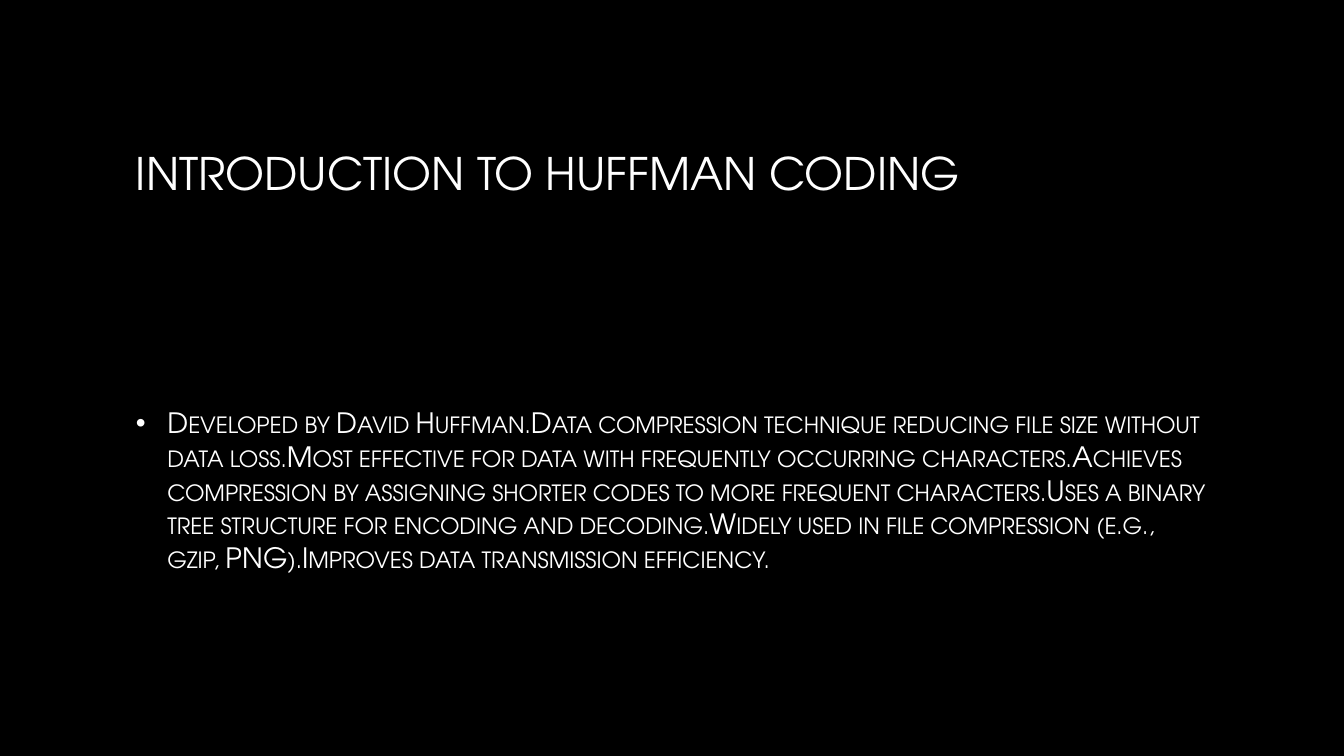
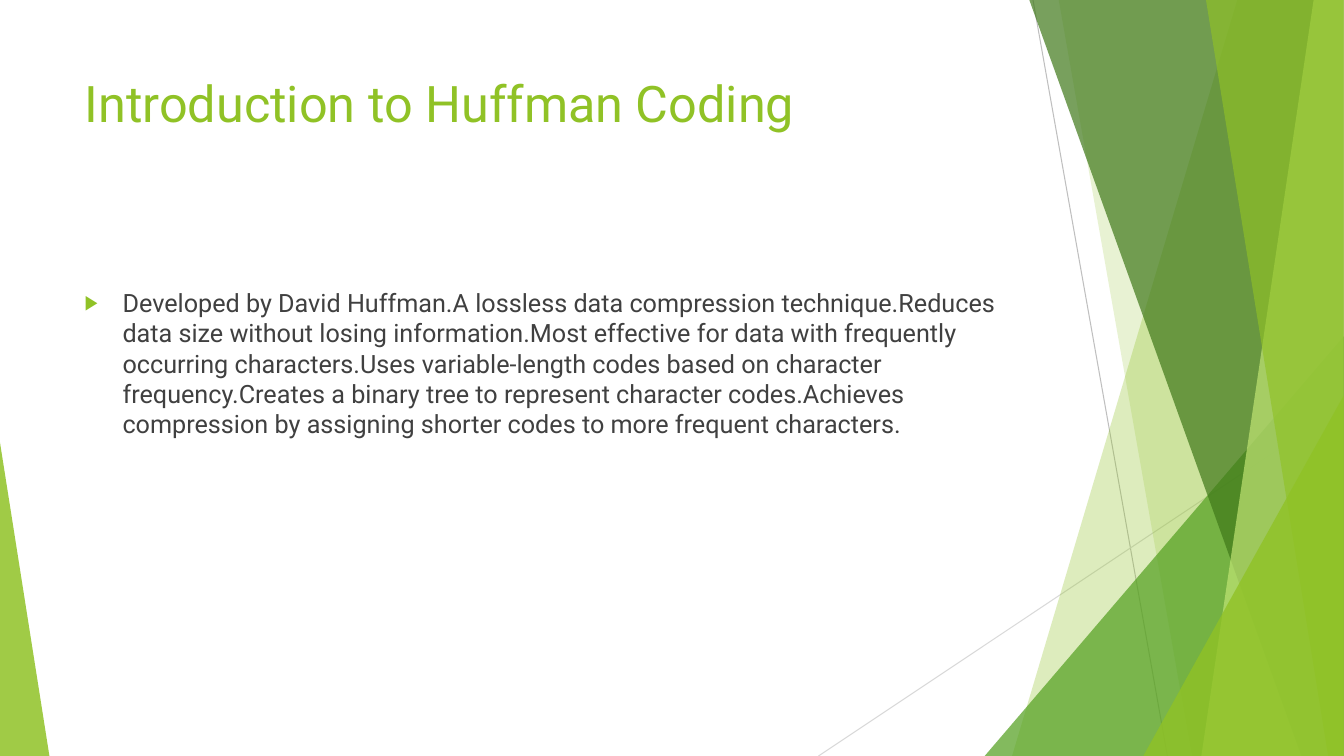
Before and after one commit to AdityaB-11/Pdf_to_presentation_GenAI, a slide deck: slide 4 of output/generated_presentation.pptx. Drawn at 1344x756 pixels with LibreOffice and Linux fonts; fonts in the diff are those of the drawing; background and template pictures are left out. Boxes give left, top, right and bottom in pixels: in the first picture for what was removed or moved away, otherwise in the second. Text is boxed around its words. In the diff, an @@ line names an element or a change of style, - is before the commit and + after.

```diff
--- a/output/generated_presentation.pptx
+++ b/output/generated_presentation.pptx
@@ background picture (left out) to #FFFFFF @@
@@ title "Introduction to Huffman Coding" at [85,83,794,133]: vertical alignment middle to top @@
@@ title at [85,83,794,133]: text changed; size 32 to 36 pt; font TeX Gyre Adventor to Roboto; text colour gradient #FFFFFF to #A6A6A6 to #90C226 @@
-INTRODUCTION TO HUFFMAN CODING
+Introduction to Huffman Coding
@@ text "Developed by David Huffman.A lossless ..." at [123,293,995,439]: vertical alignment middle to top @@
@@ text at [123,293,995,439]: text changed; size 20 to 18 pt; font TeX Gyre Adventor to Roboto; text colour gradient #FFFFFF to #BFBFBF to #404040 @@
-• Developed by David Huffman.Data compression technique reducing file size without data loss.Most effective for data with frequently occurring characters.Achieves compression by assigning shorter codes to more frequent characters.Uses a binary tree structure for encoding and decoding.Widely used in file compression (e.g., gzip, PNG).Improves data transmission efficiency.
+▶ Developed by David Huffman.A lossless data compression technique.Reduces data size without losing information.Most effective for data with frequently occurring characters.Uses variable-length codes based on character frequency.Creates a binary tree to represent character codes.Achieves compression by assigning shorter codes to more frequent characters.
@@ group added at [0,0,1344,756]: 5 freeform shapes, 3 triangles, 2 lines @@
```
Also in this commit, not shown: 10 other slides changed, 4 slides added, 4 slides removed, 5 other files.
